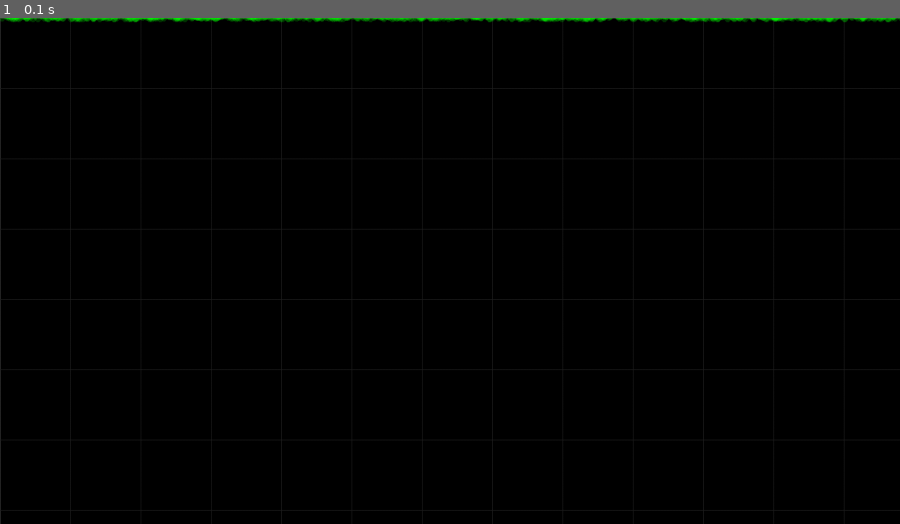
Above: before the commit, frame 1.
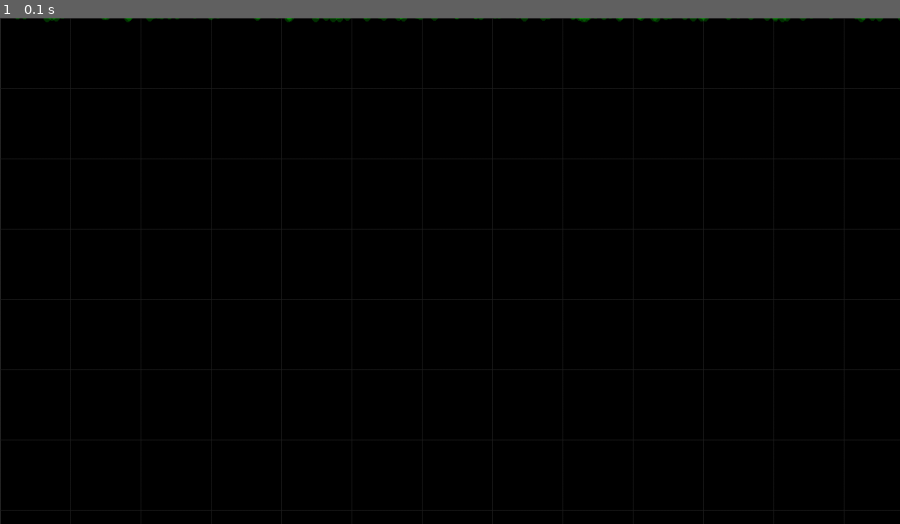
Above: after the commit, the same moment.

Repository: Bluemi/viztools
Game: pygame game, started from scripts/main.py
Two runs of this game, one before a commit and one after it. Both use one fixed random seed, a clock stepped at 60 frames per second and the inputs below.
Inputs:
- Up to frame 1 (0.1 s): no input

The runs differ from the first frame. In frame 1, 0.6% of the frame differs, in the area x 0-100%, y 0-1%.

Commit message:
minor changes

Diff:
--- a/scripts/main.py
+++ b/scripts/main.py
@@ -10,8 +10,8 @@
 
 class SimpleViewer(Viewer):
     def __init__(self):
-        super().__init__(drag_mouse_button=2)
-        num_points = 1_000_000
+        super().__init__(drag_mouse_button=3)
+        num_points = 100_000
         positions = np.random.random(size=(num_points, 2))
         positions[:, 0] *= 20
         positions[:, 1] *= 40
--- a/viztools/drawable/points.py
+++ b/viztools/drawable/points.py
@@ -88,6 +88,10 @@
         self._colors[index, :] = normalize_color(color)
         self._update_surf_params(index)
 
+        # mark chunk to render new
+        chunk_index = self.current_chunks.point_chunk_indices[index]
+        self.current_chunks.set_status(chunk_index, 1)
+
     def _update_surf_params(self, index: int):
         surf_params = self._get_surf_param(index)
         self._surface_parameters[surf_params.tobytes()] = surf_params
